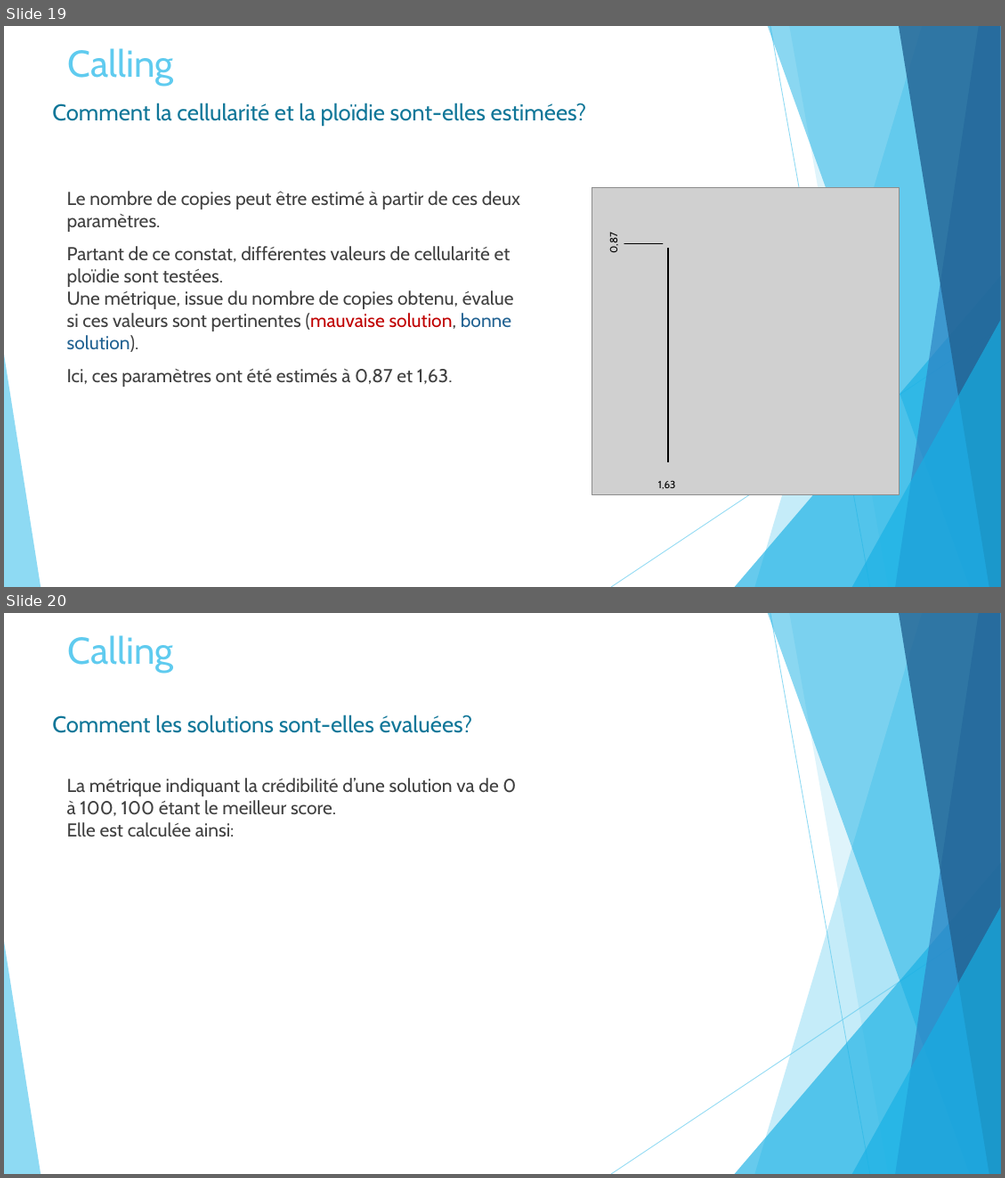
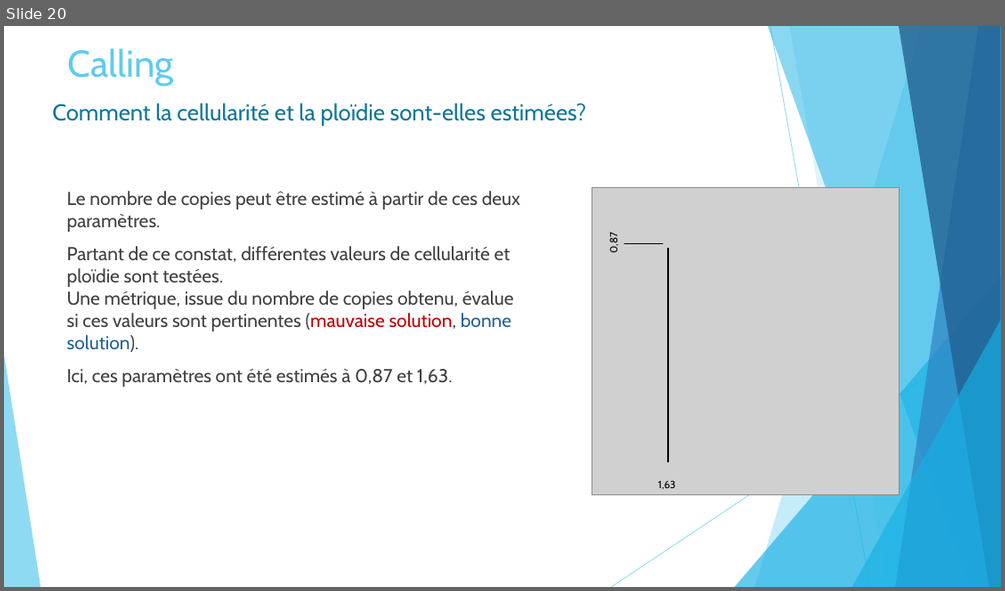
Before and after one commit to Elie-Bordron/DEA-dataviz, a slide deck: docs/docs_I_made/slides/ASCAT.pptx. Shown one above the other, each under a label of ours: slides 19 and 20 before the commit, slide 20 after it. The pictures are 1005x1178 and 1005x591 pixels, drawn with LibreOffice and Linux fonts; fonts in the diff are those of the drawing; grey boxes stand for pictures. Boxes give left, top, right and bottom in pixels: in the first picture for what was removed or moved away, otherwise in the second. Text is boxed around its words. In the diff, an @@ line names an element or a change of style, - is before the commit and + after.

```diff
--- a/docs/docs_I_made/slides/ASCAT.pptx
+++ b/docs/docs_I_made/slides/ASCAT.pptx
@@ slide 20 removed at [4, 613, 1001, 1174], background #FFFFFF; not listed: 10 template elements that a slide beside it also shows @@
@@ title removed at [67, 635, 173, 673] @@
-Calling
@@ text removed at [52, 714, 473, 733] @@
-Comment les solutions sont-elles évaluées?
@@ text removed at [67, 778, 516, 836] @@
-La métrique indiquant la crédibilité d’une solution va de 0 à 100, 100 étant le meilleur score.
-Elle est calculée ainsi:
@@ what was slide 19 is now slide 20 @@
```
Also in this commit, not shown: 4 slides changed, 4 slides added, 29 other files.
